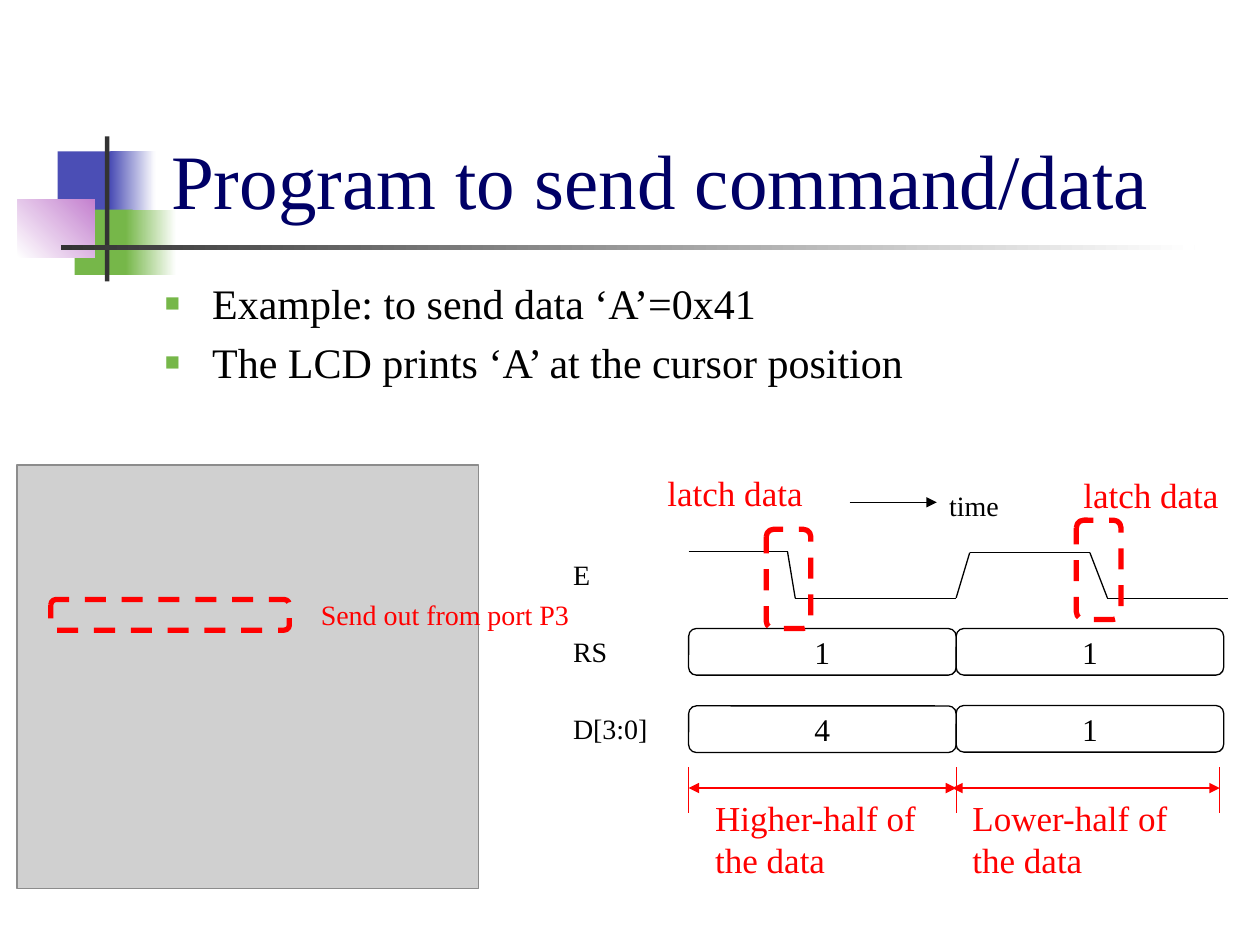
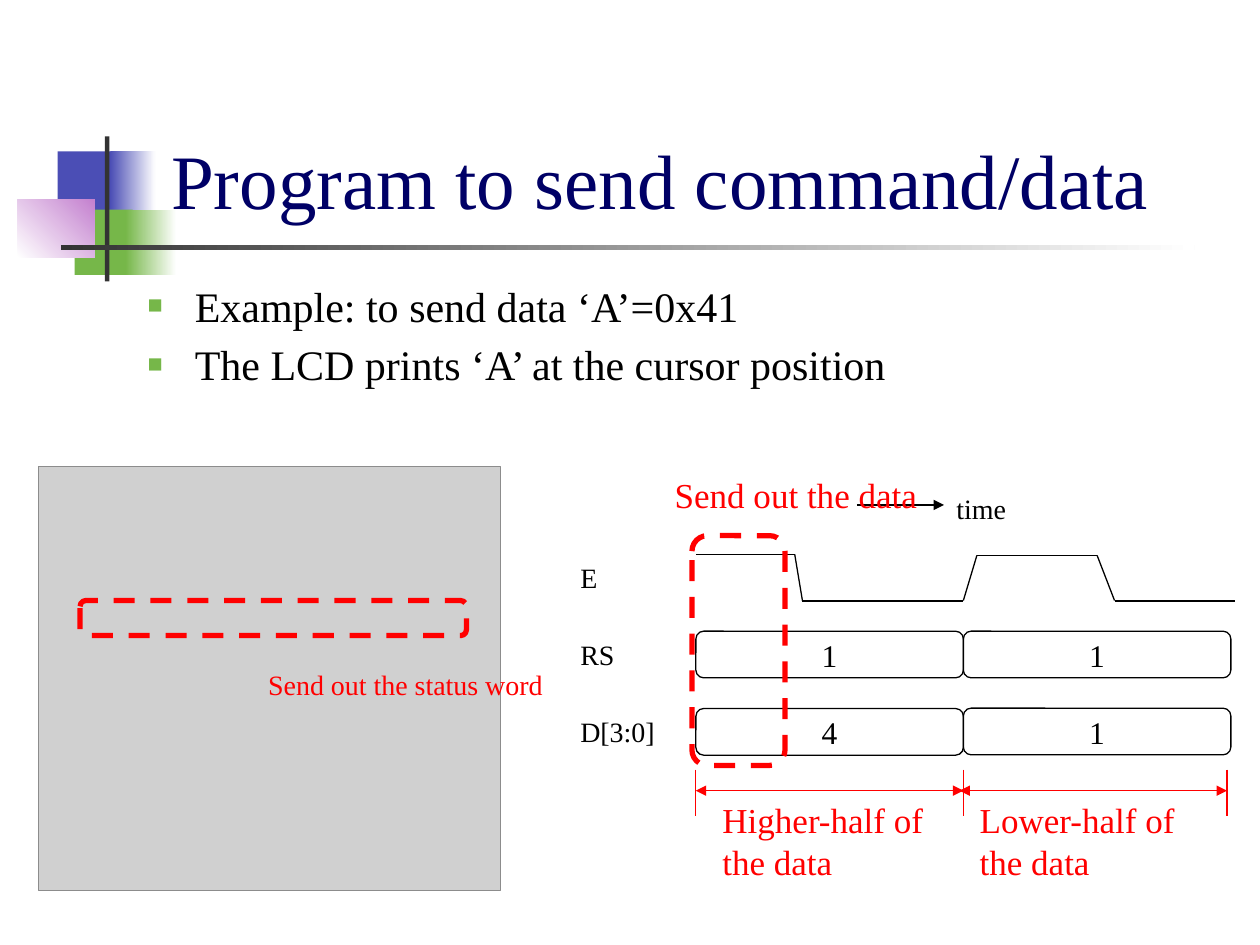
Before and after one commit to CGUSystemCourses/MicroProcessorsLab-2015, a slide deck: slide 14 of Labs/Lab05-LCD/Lab05-LCD.pptx. Drawn at 1260x945 pixels with LibreOffice and Linux fonts; fonts in the diff are those of the drawing; grey boxes stand for pictures. Boxes give left, top, right and bottom in pixels: in the first picture for what was removed or moved away, otherwise in the second. Text is boxed around its words. In the diff, an @@ line names an element or a change of style, - is before the commit and + after.

```diff
--- a/Labs/Lab05-LCD/Lab05-LCD.pptx
+++ b/Labs/Lab05-LCD/Lab05-LCD.pptx
@@ text "Example: to send data ‘A’=0x41": place and size @@
-text "Example: to send data ‘A’=0x41" at (212,290,903,387)
+text "Example: to send data ‘A’=0x41" at (195,293,885,389)
@@ picture: place and size @@
-picture at (16,465,478,888)
+picture at (39,467,500,891)
@@ text at (675,483,917,509): text changed @@
-latch data
+Send out the data
@@ 2 rounded rectangles, 1 text, 1 arrow: place and size @@
-2 rounded rectangles, 1 text, 1 arrow at (849,497,1223,752)
+2 rounded rectangles, 1 text, 1 arrow at (857,500,1231,755)
@@ text removed at (1083,483,1218,509) @@
-latch data
@@ rounded rectangle: place and size @@
-rounded rectangle at (766,529,810,629)
+rounded rectangle at (692,536,785,765)
@@ rounded rectangle removed at (1076,520,1120,620) @@
@@ 3 texts, 2 rounded rectangles, 2 lines: place and size @@
-3 texts, 2 rounded rectangles, 2 lines at (573,552,956,752)
+3 texts, 2 rounded rectangles, 2 lines at (580,554,963,755)
@@ rounded rectangle: place and size @@
-rounded rectangle at (50,600,289,630)
+rounded rectangle at (81,601,467,636)
@@ text at (268,673,542,700): text changed @@
-Send out from port P3
+Send out the status word
@@ 3 lines, 2 texts: place and size @@
-3 lines, 2 texts at (715,553,1167,874)
+3 lines, 2 texts at (722,556,1174,876)
@@ 5 lines, 2 double arrows: place and size @@
-5 lines, 2 double arrows at (689,553,1227,813)
+5 lines, 2 double arrows at (696,556,1235,816)
```
Also in this commit, not shown: 3 other slides changed, 3 slides added.
